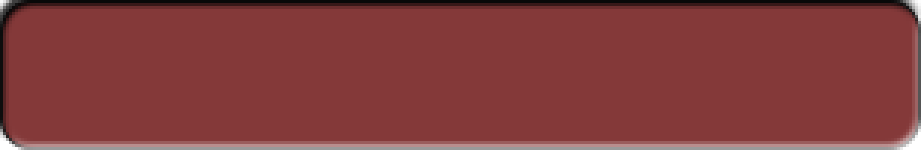
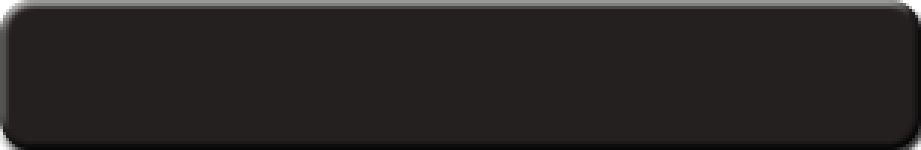
The second (921, 150) image is a revision of the first. Changes to its layers:
hid "Rounded Rectangle 1" over bbox(0, 0, 921, 150)
added layer "Rounded Rectangle 1 copy" over bbox(0, 0, 921, 150)
